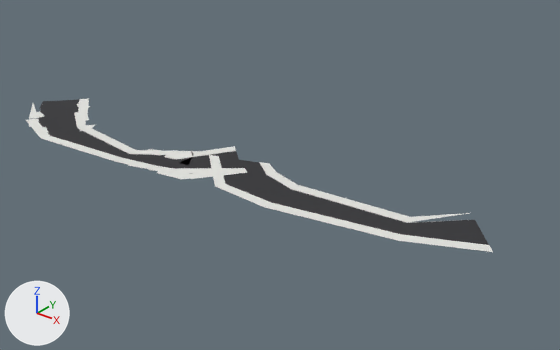
An edit to the glTF model docs/assets/models/roadway_chunks/chunk_3_1.glb, drawn before and after from the same camera.
One viewpoint serves both versions: a 50 mm camera at (1753.0, -684.0, 110.2) aimed at (1607.9, -502.7, -2.3). Lighting does not change. The marker at lower left points along +X, +Y and +Z. The first picture is the older version. Vertices at exactly the same position are counted once.

The first picture shows 'road_asphalt', 'sidewalk_concrete'.
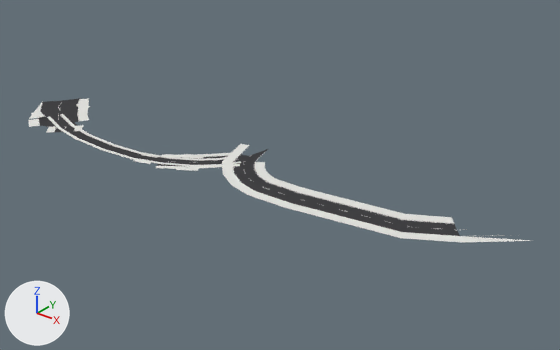
What differs and where, as boxes [x1, y1, x2, y2] in the pictures (560 x 350 px; the box of a moved part takes in the faces that stretch with it):
'sidewalk_concrete', reshaped (8% wider)
    before: [26, 99, 493, 252]
    after: [28, 99, 531, 243]
'road_asphalt', reshaped (6% narrower)
    before: [38, 99, 489, 245]
    after: [38, 98, 460, 236]
'road_marking_white', added
    after: [39, 104, 495, 236]
part 1 of me_road_asphalt, rebuilt (15% narrower)
    before: [223, 160, 489, 245]
    after: [234, 149, 460, 236]
part 2 of me_road_asphalt, rebuilt (8% narrower, 14% shorter)
    before: [38, 113, 244, 168]
    after: [51, 115, 240, 162]
part 3 of me_road_asphalt, rebuilt (not visible afterwards)
    before: [169, 157, 205, 174]
part 4 of me_road_asphalt, built on
    before: [155, 151, 241, 168]
    after: [157, 154, 248, 166]
part 5 of me_road_asphalt, reshaped
    before: [39, 100, 79, 109]
    after: [38, 98, 81, 127]
part 6 of me_sidewalk_concrete, moved or reshaped
    before: [80, 125, 95, 131]
    after: [46, 126, 56, 133]
part 7 of me_sidewalk_concrete, rebuilt (9% wider)
    before: [209, 155, 493, 252]
    after: [222, 144, 531, 243]
part 8 of me_sidewalk_concrete, rebuilt (12% narrower, 19% shorter)
    before: [26, 118, 247, 179]
    after: [47, 117, 241, 166]
part 9 of me_sidewalk_concrete, rebuilt
    before: [259, 162, 469, 223]
    after: [255, 156, 454, 224]
part 10 of me_sidewalk_concrete, rebuilt
    before: [149, 166, 243, 173]
    after: [156, 164, 240, 169]
part 11 of me_sidewalk_concrete, rebuilt (7% wider, 60% shorter)
    before: [164, 146, 236, 160]
    after: [161, 152, 238, 157]
part 12 of me_sidewalk_concrete, deleted
    before: [157, 169, 212, 179]
part 13 of me_sidewalk_concrete, moved or reshaped
    before: [74, 111, 227, 168]
    after: [60, 114, 237, 164]
part 14 of me_sidewalk_concrete, deleted
    before: [29, 103, 36, 119]

The change, as a diff of the scene's bpy script:
```diff
--- a/docs/assets/models/roadway_chunks/chunk_3_1.glb.py
+++ b/docs/assets/models/roadway_chunks/chunk_3_1.glb.py
@@ me_road_asphalt @@
-me_road_asphalt.from_pydata(...)  # 56 vertices, 36 faces; spans x 1493.0..1683.0, y -533.0..-494.0, z 0.0
+me_road_asphalt.from_pydata(...)  # 253 vertices, 216 faces; spans x 1494.0..1675.0, y -530.0..-492.0, z 0.0
+# me_road_asphalt part 1: the loose piece of 10 vertices spanning x 1586.0..1683.0, y -523.0..-494.0, z 0.0 is rebuilt with 15 vertices and now spans x 1592.0..1675.0, y -520.0..-492.0, z 0.0
+# me_road_asphalt part 2: the loose piece of 10 vertices spanning x 1507.0..1599.0, y -533.0..-502.0, z 0.0 is rebuilt with 18 vertices and now spans x 1510.0..1594.0, y -529.0..-505.0, z 0.0
+# me_road_asphalt part 3: the loose piece of 6 vertices spanning x 1578.0..1591.0, y -527.0..-512.0, z 0.0 is rebuilt with 4 vertices and now spans x 1576.0..1587.0, y -523.0..-513.0, z 0.0
+# me_road_asphalt part 4: 5 vertices removed from x 1574.0..1598.0, y -527.0..-501.0, z 0.0; 96 vertices added at x 1562.0..1597.0, y -528.0..-501.0, z 0.0
+# me_road_asphalt part 5: 1 vertex removed from x 1493.0, y -513.0, z 0.0; 96 vertices added at x 1498.0..1527.0, y -529.0..-501.0, z 0.0
+# other edits to the shape of me_road_asphalt do not show in these pictures
 me_road_asphalt.materials.append(mat_road_asphalt)
@@ me_sidewalk_concrete @@
-me_sidewalk_concrete.from_pydata(...)  # 160 vertices, 136 faces; spans x 1491.0..1686.0, y -537.0..-492.0, z 0.0
+me_sidewalk_concrete.from_pydata(...)  # 195 vertices, 184 faces; spans x 1494.0..1692.0, y -533.0..-492.0, z 0.0
+# me_sidewalk_concrete part 6: the loose piece of 6 vertices spanning x 1528.0..1533.0, y -524.0..-516.0, z 0.0 is multiplied about its middle by the matrix ((-0.218, -0.863, -0.028), (-0.863, 0.219, -0.03), (0.036, 0.02, -0.89)), then moved by (-10.0, -9.0, 0.0)
+# me_sidewalk_concrete part 7: the loose piece of 15 vertices spanning x 1582.0..1686.0, y -527.0..-505.0, z 0.0 is rebuilt with 25 vertices and now spans x 1584.0..1692.0, y -524.0..-493.0, z 0.0
+# me_sidewalk_concrete part 8: the loose piece of 15 vertices spanning x 1506.0..1602.0, y -537.0..-510.0, z 0.0 is rebuilt with 27 vertices and now spans x 1509.0..1595.0, y -530.0..-507.0, z 0.0
+# me_sidewalk_concrete part 9: the loose piece of 14 vertices spanning x 1599.0..1674.0, y -512.0..-492.0, z 0.0 is rebuilt with 22 vertices and now spans x 1595.0..1670.0, y -513.0..-492.0, z 0.0
+# me_sidewalk_concrete part 10: the loose piece of 9 vertices spanning x 1574.0..1601.0, y -531.0..-511.0, z 0.0 is rebuilt with 9 vertices and now spans x 1575.0..1597.0, y -528.0..-508.0, z 0.0
+# me_sidewalk_concrete part 11: the loose piece of 9 vertices spanning x 1570.0..1587.0, y -520.0..-499.0, z 0.0 is rebuilt with 9 vertices and now spans x 1569.0..1590.0, y -521.0..-502.0, z 0.0
+# me_sidewalk_concrete part 12: the loose piece of 9 vertices spanning x 1578.0..1594.0, y -531.0..-519.0, z 0.0 is deleted
+# me_sidewalk_concrete part 13: 22 vertices removed from x 1514.0..1586.0, y -533.0..-500.0, z 0.0; 34 vertices added at x 1511.0..1591.0, y -527.0..-504.0, z 0.0
+# me_sidewalk_concrete part 14: 1 vertex removed from x 1491.0, y -516.0, z 0.0
+# other edits to the shape of me_sidewalk_concrete do not show in these pictures
 me_sidewalk_concrete.materials.append(mat_sidewalk_concrete)
@@ ob_road_marking_white @@
+ob_road_marking_white = bpy.data.objects.new('road_marking_white', me_road_marking_white)  # 329 vertices, 209 faces; spans x 1494.0..1690.0, y -530.0..-492.0, z 0.0; in mat_road_marking_white (white #f7f7f2)
+ob_road_marking_white.location = (0.0, 0.0, 0.0)
```
